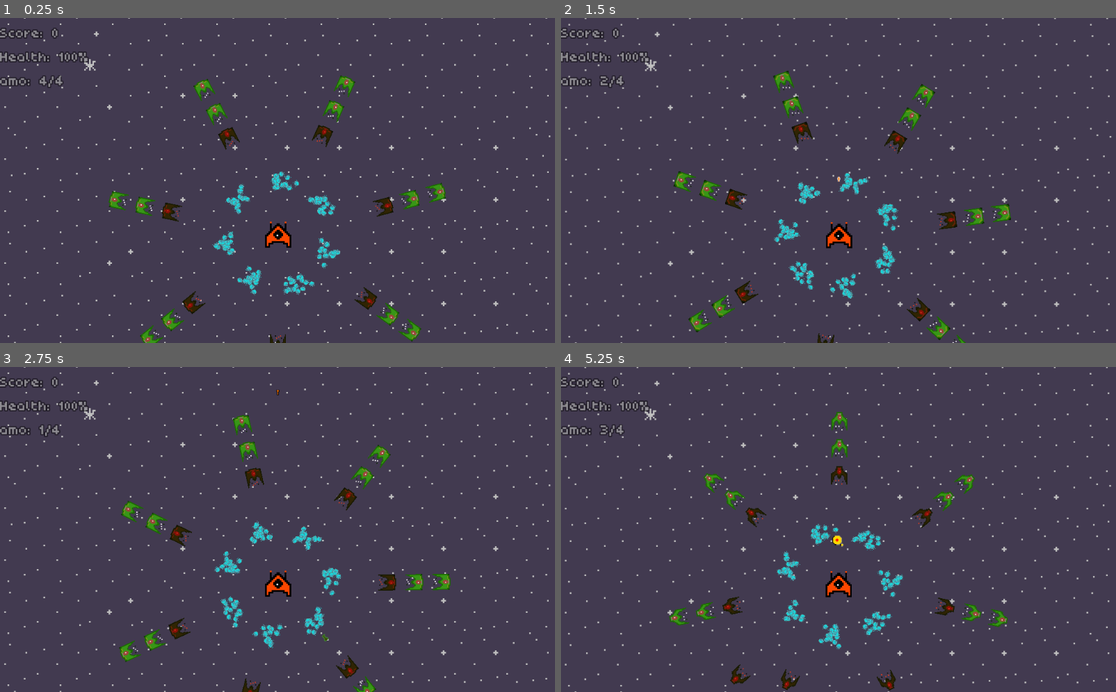
Above: before the commit, frames 1-4 (two rows, left to right).
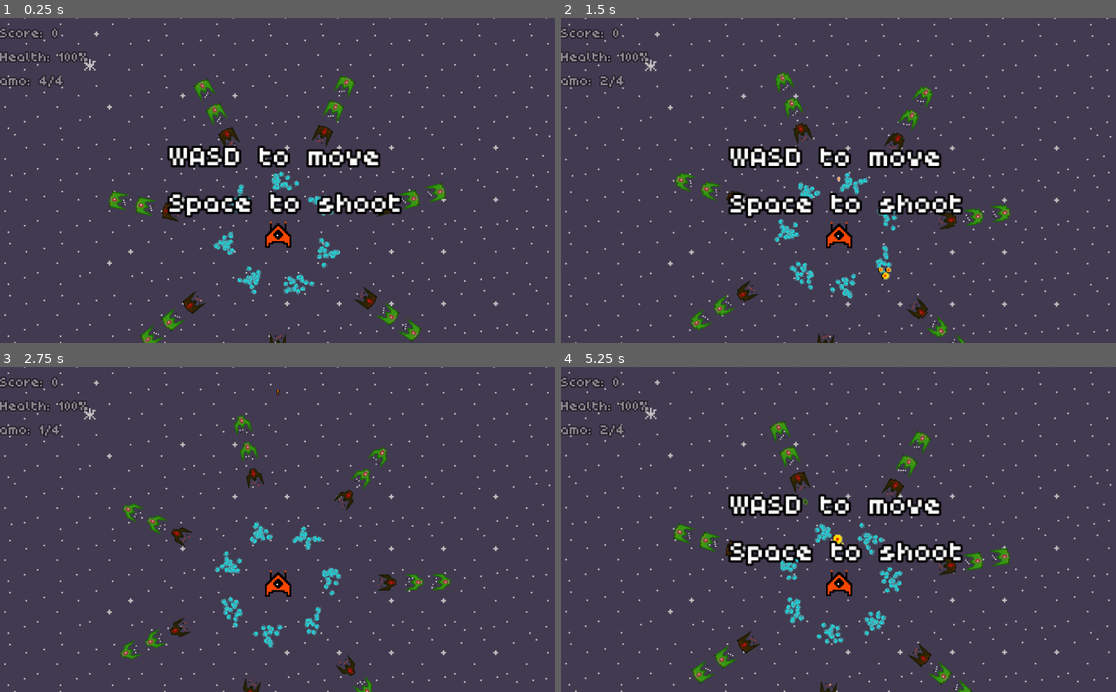
Above: after the commit, the same moments.

Repository: jlunesc/invaders
Game: Godot game, scene res://Scenes/Main.tscn
The game is run twice, just before and just after one commit, with the same random seed, the same clock (stepped at 60 frames per second) and the same inputs. The engine's default icon, where the game draws it, is replaced by a stand-in: a white triangle on a blue panel in a dark square.
Inputs:
- Up to frame 1 (0.25 s): no input
- Up to frame 2 (1.5 s): hold W (block_turn_right) 0.53-1.28 s; tap Space (shoot) at 0.6, 1.35 s; hold S (block_turn_left) from 1.28 s (still down)
- Up to frame 3 (2.75 s): release S (block_turn_left) at 2.03 s; hold W (block_turn_right) from 2.03 s (still down); tap Space (shoot) at 2.1 s
- Up to frame 4 (5.25 s): tap Space (shoot) every 0.75 s from 2.85 to 5.1 s; release W (block_turn_right) at 3.53 s; hold S (block_turn_left) from 3.53 s (still down); tap R (retry, bound only after the commit) at 4.15 s

The runs differ from the first frame. In frame 1, 3.7% of the frame differs, in the area x 30-73%, y 39-62%; in frame 2, 4.3%; in frame 3, 0.7%; in frame 4, 10%, in the area x 0-100%, y 0-100%.

Commit message:
Add UI for start and game over

Diff:
--- a/Scenes/BigBoss1.tscn
+++ b/Scenes/BigBoss1.tscn
@@ -17,7 +17,7 @@
 shape = SubResource( 1 )
 
 [node name="Sprite" type="Sprite" parent="Area2D/CollisionShape2D"]
-position = Vector2( 0.187289, -0.256882 )
+position = Vector2( -0.0933349, 5.07481 )
 scale = Vector2( 1.11173, 0.819322 )
 texture = ExtResource( 1 )
 
--- a/Scenes/InvaderArea.tscn
+++ b/Scenes/InvaderArea.tscn
@@ -53,5 +53,5 @@
 scale = Vector2( 0.614583, 0.697917 )
 frames = SubResource( 2 )
 animation = "idle"
-frame = 3
+frame = 1
 playing = true
--- a/Scenes/Main.tscn
+++ b/Scenes/Main.tscn
@@ -20,6 +20,8 @@
 [ext_resource path="res://Scripts/score.gd" type="Script" id=18]
 [ext_resource path="res://Scripts/health.gd" type="Script" id=19]
 [ext_resource path="res://Scripts/amo.gd" type="Script" id=20]
+[ext_resource path="res://Scripts/instructions.gd" type="Script" id=21]
+[ext_resource path="res://Scripts/GameOver.gd" type="Script" id=22]
 
 [sub_resource type="SpriteFrames" id=1]
 animations = [ {
@@ -239,7 +241,8 @@
 
 [node name="UI" type="Node2D" parent="CanvasLayer/ParallaxBackground"]
 modulate = Color( 1, 1, 1, 0.486275 )
-z_index = 11
+z_index = 4096
+z_as_relative = false
 
 [node name="Control" type="Control" parent="CanvasLayer/ParallaxBackground/UI"]
 anchor_right = 0.75
@@ -253,6 +256,9 @@
 [node name="HBoxContainer" type="VBoxContainer" parent="CanvasLayer/ParallaxBackground/UI/Control"]
 margin_right = 40.0
 margin_bottom = 40.0
+__meta__ = {
+"_edit_use_anchors_": false
+}
 
 [node name="score" type="Label" parent="CanvasLayer/ParallaxBackground/UI/Control/HBoxContainer"]
 margin_right = 90.0
@@ -285,3 +291,63 @@
 __meta__ = {
 "_edit_use_anchors_": false
 }
+
+[node name="Instructions" type="Node2D" parent="."]
+position = Vector2( -200, -200 )
+scale = Vector2( 2, 2 )
+z_index = 100
+
+[node name="Control2" type="Control" parent="Instructions"]
+anchor_right = 0.75
+anchor_bottom = 1.0
+margin_right = 40.0
+margin_bottom = 40.0
+__meta__ = {
+"_edit_use_anchors_": false
+}
+
+[node name="HBoxContainer" type="VBoxContainer" parent="Instructions/Control2"]
+margin_right = 40.0
+margin_bottom = 40.0
+
+[node name="instructions" type="Label" parent="Instructions/Control2/HBoxContainer"]
+margin_right = 215.0
+margin_bottom = 126.0
+custom_fonts/font = SubResource( 3 )
+text = "WASD to move
+Space to shoot
+p to pause"
+script = ExtResource( 21 )
+__meta__ = {
+"_edit_use_anchors_": false
+}
+
+[node name="GameOver" type="Node2D" parent="."]
+visible = false
+position = Vector2( -200, -200 )
+scale = Vector2( 2, 2 )
+z_index = 100
+
+[node name="Control2" type="Control" parent="GameOver"]
+anchor_right = 0.75
+anchor_bottom = 1.0
+margin_right = 40.0
+margin_bottom = 40.0
+__meta__ = {
+"_edit_use_anchors_": false
+}
+
+[node name="HBoxContainer" type="VBoxContainer" parent="GameOver/Control2"]
+margin_right = 40.0
+margin_bottom = 40.0
+
+[node name="GameOver" type="Label" parent="GameOver/Control2/HBoxContainer"]
+margin_right = 215.0
+margin_bottom = 83.0
+custom_fonts/font = SubResource( 3 )
+text = "GAME OVER
+r to retry"
+script = ExtResource( 22 )
+__meta__ = {
+"_edit_use_anchors_": false
+}
--- a/Scripts/BigBoss1.gd
+++ b/Scripts/BigBoss1.gd
@@ -13,6 +13,7 @@
 var rng = RandomNumberGenerator.new()
 
 func _ready():
+	add_to_group('big_bosses')
 	rng.randomize()
 	_timer_movement = Timer.new()
 	add_child(_timer_movement)
--- a/Scripts/BulletPlayer.gd
+++ b/Scripts/BulletPlayer.gd
@@ -17,8 +17,8 @@
 	elif area.is_in_group("bullets_invader"):
 		area.queue_free()
 		_increase_score(0.5)
-	elif area.is_in_group("gib_bosses"):
-		area.queue_free()
+	elif area.get_parent().is_in_group("big_bosses"):
+		area.get_parent().queue_free()
 		_increase_score(2)
 	_disapear()
 
--- /dev/null
+++ b/Scripts/GameOver.gd
@@ -0,0 +1,4 @@
+extends Label
+
+func _process(_delta):
+	text = 'GAME OVER \nYou scored ' + String(get_tree().get_current_scene().score)
--- a/Scripts/Main.gd
+++ b/Scripts/Main.gd
@@ -14,7 +14,7 @@
 
 var score = 0
 var _n_invaders_killed = 0
-var _invaders_to_kill = 4
+var _invaders_to_kill = 5
 
 var _bonification = 4
 
@@ -25,13 +25,17 @@
 var space_between_rows = 50 # of invaders
 
 func _ready():
+	var _signal_connected = get_node("Player").connect("player_is_dead", self, "GameOver")
+
+	$Instructions.visible = true
+	$GameOver.visible = false
 	time_start = OS.get_unix_time()
 	_reference_time = time_start
 
 	# timer for the first shoot
 	_timer_shoot = Timer.new()
 	add_child(_timer_shoot)
-	_timer_shoot.start(3.5)
+	_timer_shoot.start(2)
 	_timer_shoot.autostart = true
 
 	_timer_ditch = Timer.new()
@@ -41,6 +45,9 @@
 
 	_add_invaders(d, number_invaders, number_rows) 	# placement of the invaders
 	_add_blokcs(d1, number_invaders)
+
+	yield(get_tree().create_timer(2.5), "timeout")
+	$Instructions.visible = false
 
 func _process(_delta):
 	if _timer_shoot.get_time_left() < 1:
@@ -52,6 +59,9 @@
 	_add_bigboss1()
 	_apply_bonification()
 
+func _input(_event):
+	if Input.is_action_just_pressed("retry"):
+		get_tree().reload_current_scene()
 
 func _invader_shoot():
 	rng.randomize()
@@ -67,9 +77,9 @@
 	time_now =  (OS.get_unix_time()-_reference_time) / 60.0
 	var b = pow(10, -0.5)
 	var factor = 1.0 / (1.0 + pow(time_now/b,3))
-	if factor > 0.4:
+	if factor > 0.6:
 		_normality(factor)
-	elif factor < 0.4:
+	elif factor < 4.0:
 		_set_armagedon()
 
 func _invader_ditch():
@@ -104,7 +114,7 @@
 	_timer_shoot.start(rng.randf_range(5, 10)*factor)
 
 func _set_armagedon():
-	yield(get_tree().create_timer(0.33), "timeout")
+	yield(get_tree().create_timer(0.15), "timeout")
 	_reference_time = OS.get_unix_time()
 
 func _make_explosion(position):
@@ -115,20 +125,20 @@
 	yield(get_tree().create_timer(0.33), "timeout")
 	new_explosion.queue_free()
 
-func _add_fbigboss(_d, _number_rows):
-	var fbigboss = FBigBoss.instance()
-	add_child(fbigboss)
-	fbigboss.position = get_node("Player").position
-	fbigboss.get_node("Area2D/CollisionShape2D/RayCast2D").cast_to = Vector2(0, space_between_rows*(_number_rows))
-	fbigboss.get_node("Area2D/CollisionShape2D").position = Vector2(0, _d + space_between_rows*(_number_rows))
-
 func _play_sound_track():
 	if not $Music/SoundTrack.is_playing():
 		$Music/SoundTrack.play()
 
 func _add_bigboss1():
 	if _n_invaders_killed > _invaders_to_kill:
-		_add_fbigboss(d+10, number_rows)
+		var _d = d+10
+		var _number_rows = number_rows
+		var fbigboss = FBigBoss.instance()
+		$InvaderContainer.add_child(fbigboss)
+		fbigboss.position = get_node("Player").position
+		fbigboss.get_node("Area2D/CollisionShape2D/RayCast2D").cast_to = Vector2(0, space_between_rows*(_number_rows))
+		fbigboss.get_node("Area2D/CollisionShape2D").position = Vector2(0, _d + space_between_rows*(_number_rows))
+
 		_invaders_to_kill += 1
 		_n_invaders_killed = 0
 
@@ -137,3 +147,11 @@
 		get_node('Player').amo_max += 2
 		get_node('Player/SoundFxs/reloaded').play()
 		_bonification += 3.5
+
+func GameOver():
+	get_node('GameOver').visible = true
+	for node in $InvaderContainer.get_children():
+		node.queue_free()
+	for node in $BlockContainer.get_children():
+		node.queue_free()
+	$Player.set_process(false)
--- a/Scripts/Player.gd
+++ b/Scripts/Player.gd
@@ -5,12 +5,14 @@
 export var velocity = 0
 export var turning = 2.0
 
+signal player_is_dead
+
 var amo_max = 4
 var amo = amo_max
 var _timer_amo
 var can_shoot = true
 
-var health_max = 5
+var health_max = 2
 var health = health_max
 var health_incr = 0.05
 
@@ -57,7 +59,7 @@
 	get_tree().get_current_scene().get_node('SoundFxs/impact_player').play()
 	$Camera2D.shake(0.75, 150, 7.5)
 	if health <= 0:
-		get_tree().reload_current_scene()
+		emit_signal("player_is_dead")
 
 func _recover_health(delta):
 	if health < health_max:
--- /dev/null
+++ b/Scripts/instructions.gd
@@ -0,0 +1,5 @@
+extends Label
+
+func _process(_delta):
+	text = 'WASD to move\nSpace to shoot'
+	# text = 'GAME OVER \nYour score: ' + String(get_tree().get_current_scene().score)
--- a/project.godot
+++ b/project.godot
@@ -48,6 +48,11 @@
 , Object(InputEventKey,"resource_local_to_scene":false,"resource_name":"","device":0,"alt":false,"shift":false,"control":false,"meta":false,"command":false,"pressed":false,"scancode":90,"unicode":0,"echo":false,"script":null)
  ]
 }
+retry={
+"deadzone": 0.5,
+"events": [ Object(InputEventKey,"resource_local_to_scene":false,"resource_name":"","device":0,"alt":false,"shift":false,"control":false,"meta":false,"command":false,"pressed":false,"scancode":82,"unicode":0,"echo":false,"script":null)
+ ]
+}
 
 [rendering]
 
Not shown: 1 places in Scenes/Main.tscn that only renumber resources
